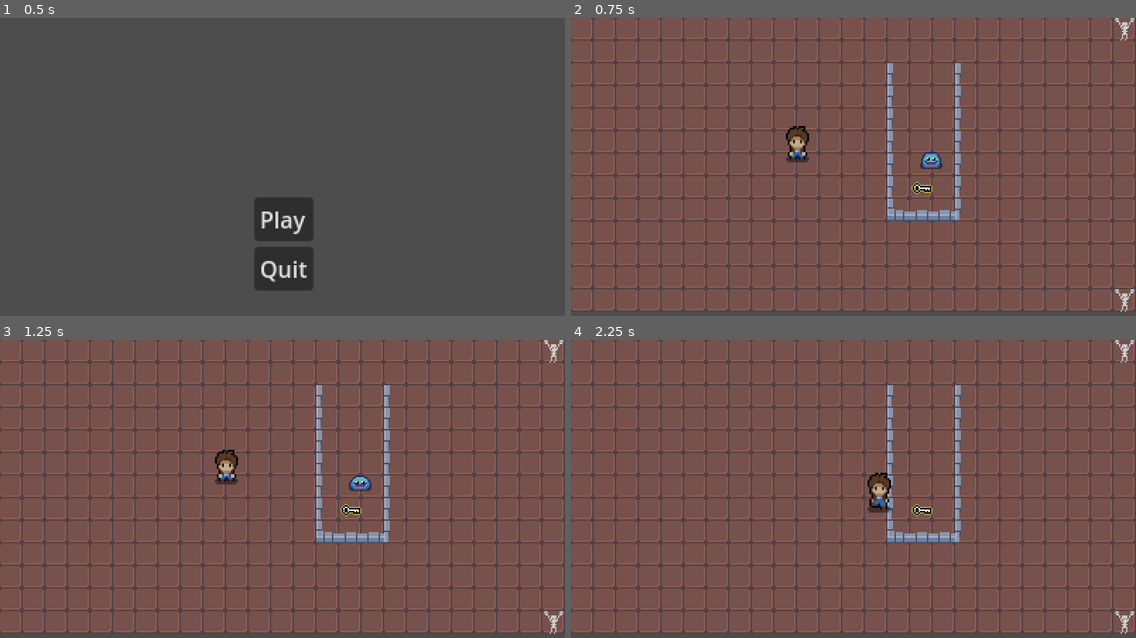
Above: before the commit, frames 1-4 (two rows, left to right).
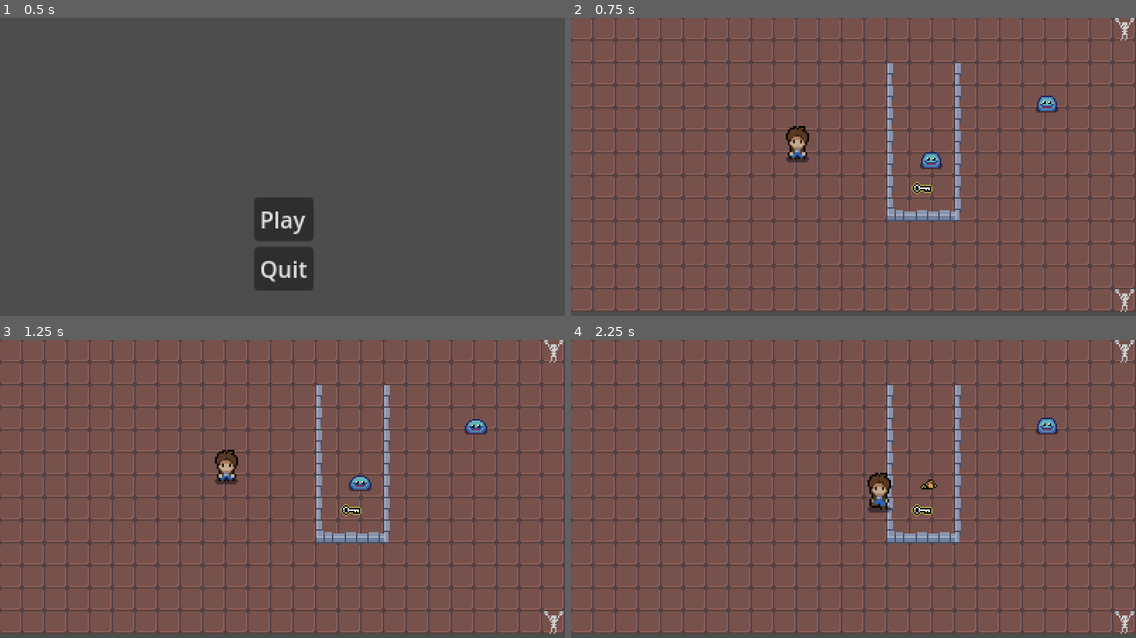
Above: after the commit, the same moments.

Repository: jaxonavena/Calamity
Game: Godot game, scene res://scenes/main_menu.tscn
Same seed, same stepped clock (60 frames per second), same inputs: the game is played once before the commit and once after it.
Inputs:
- Up to frame 1 (0.5 s): no input
- Up to frame 2 (0.75 s): click "Play" at 0.5 s
- Up to frame 3 (1.25 s): no input
- Up to frame 4 (2.25 s): hold Right (ui_right) 1.28-2.03 s; tap Space (attack) at 1.35, 2.1 s; hold Down (ui_down) from 2.03 s (still down)

Frame 1 is identical in both runs. In frame 2, 0.2% of the frame differs, in the area x 82-87%, y 26-32%; in frame 3, 0.2%; in frame 4, 0.3%, in the area x 61-87%, y 26-51%.

Commit message:
Add item drops

Diff:
--- a/calamity-godotproject/scenes/enemy.tscn
+++ b/calamity-godotproject/scenes/enemy.tscn
@@ -119,6 +119,8 @@
 [node name="CollisionShape2D" type="CollisionShape2D" parent="enemy_hitbox"]
 shape = SubResource("CircleShape2D_dugog")
 
+[node name="Marker2D" type="Marker2D" parent="."]
+
 [connection signal="body_entered" from="detection_area" to="." method="_on_detection_area_body_entered"]
 [connection signal="body_exited" from="detection_area" to="." method="_on_detection_area_body_exited"]
 [connection signal="body_entered" from="enemy_hitbox" to="." method="_on_enemy_hitbox_body_entered"]
--- /dev/null
+++ b/calamity-godotproject/scenes/item_drop.gd
@@ -0,0 +1,6 @@
+extends StaticBody2D
+
+func _on_detection_area_body_entered(body: Node2D) -> void:
+	self.queue_free()
+	global_script.player_coins = global_script.player_coins + 5
+	print(global_script.player_coins)
--- /dev/null
+++ b/calamity-godotproject/scenes/item_drop.tscn
@@ -0,0 +1,21 @@
+[gd_scene load_steps=4 format=3 uid="uid://beupew5wi5pbq"]
+
+[ext_resource type="Script" path="res://scenes/item_drop.gd" id="1_302rb"]
+[ext_resource type="Texture2D" uid="uid://d0dtdih3n1ncw" path="res://art/props_itens/bag_coins.png" id="1_jimee"]
+
+[sub_resource type="CircleShape2D" id="CircleShape2D_2x26h"]
+radius = 6.0
+
+[node name="item_drop" type="StaticBody2D"]
+script = ExtResource("1_302rb")
+
+[node name="Sprite2D" type="Sprite2D" parent="."]
+position = Vector2(1, -2)
+texture = ExtResource("1_jimee")
+
+[node name="detection_area" type="Area2D" parent="."]
+
+[node name="CollisionShape2D" type="CollisionShape2D" parent="detection_area"]
+shape = SubResource("CircleShape2D_2x26h")
+
+[connection signal="body_entered" from="detection_area" to="." method="_on_detection_area_body_entered"]
--- a/calamity-godotproject/scenes/main.tscn
+++ b/calamity-godotproject/scenes/main.tscn
@@ -102,6 +102,9 @@
 [node name="enemy" parent="." instance=ExtResource("3_balui")]
 position = Vector2(247, 103)
 
+[node name="enemy2" parent="." instance=ExtResource("3_balui")]
+position = Vector2(329, 63)
+
 [node name="Border" type="StaticBody2D" parent="."]
 
 [node name="CollisionPolygon2D" type="CollisionPolygon2D" parent="Border"]
--- a/calamity-godotproject/scripts/enemy.gd
+++ b/calamity-godotproject/scripts/enemy.gd
@@ -4,6 +4,7 @@
 var player_chase = false
 var player = null
 
+var coin_bag = preload("res://scenes/item_drop.tscn")
 var health = 30
 var player_in_attack_zone = false
 
@@ -55,4 +56,11 @@
 		health = health - 10
 		print("slime health - 10")
 		if health <= 0:
+			drop_items()
 			self.queue_free()
+
+
+func drop_items():
+	var item_instance = coin_bag.instantiate()
+	item_instance.global_position = $Marker2D.global_position
+	get_parent().add_child(item_instance)
--- a/calamity-godotproject/scripts/global.gd
+++ b/calamity-godotproject/scripts/global.gd
@@ -1,3 +1,4 @@
 extends Node
 
 var player_current_attack = false
+var player_coins = 0
